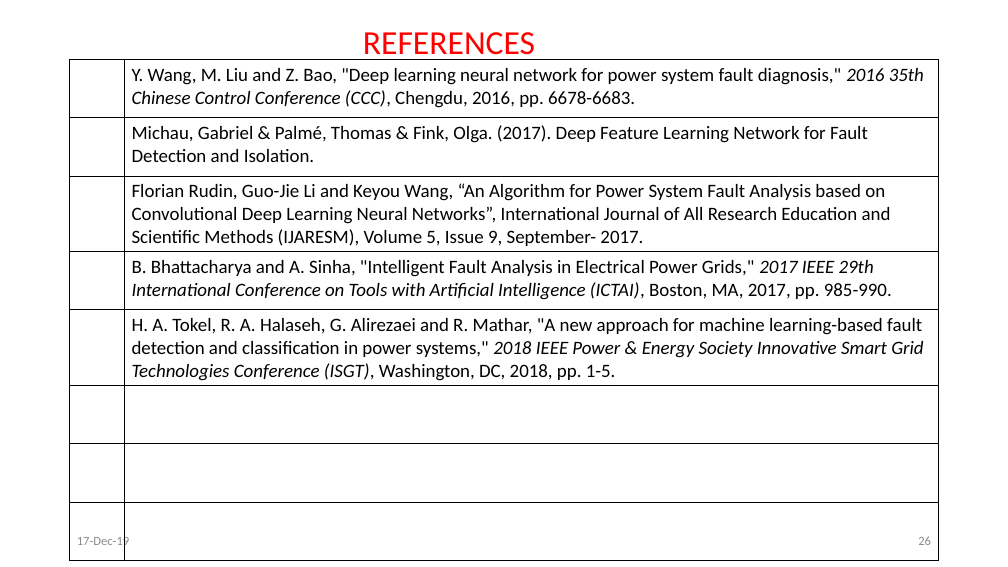
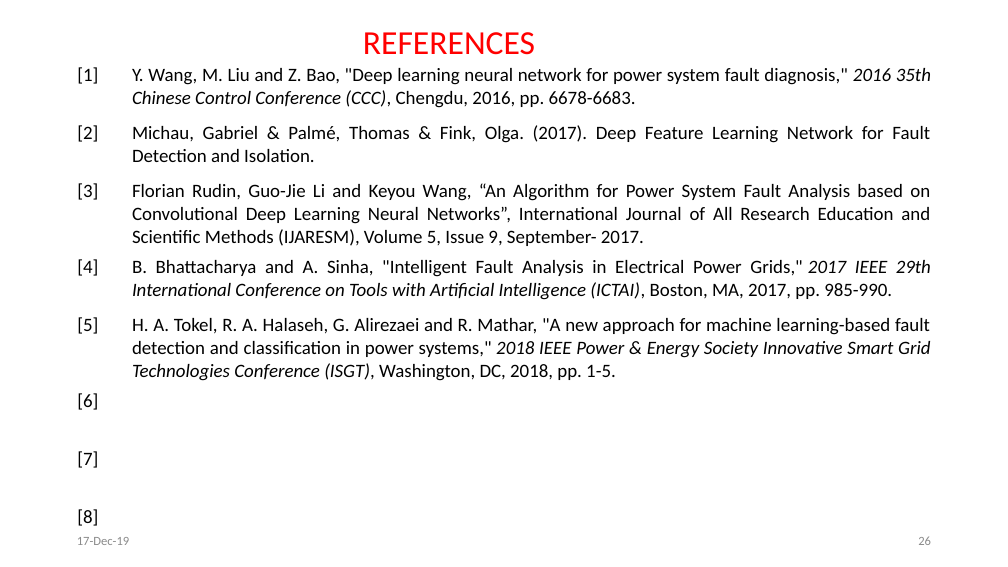
Before and after one commit to svec-final-year-project-eee/Project, a slide deck: slide 26 of First Review/First Oral Presentation.pptx. Drawn at 1008x567 pixels with LibreOffice and Linux fonts; fonts in the diff are those of the drawing. Boxes give left, top, right and bottom in pixels: in the first picture for what was removed or moved away, otherwise in the second. Text is boxed around its words. In the diff, an @@ line names an element or a change of style, - is before the commit and + after.

Commit message:
first ppt update

```diff
--- a/First Review/First Oral Presentation.pptx
+++ b/First Review/First Oral Presentation.pptx
@@ table at box(70, 60, 938, 560) @@
-row 1, column 1: 
+row 1, column 1: [1]
-row 2, column 1: 
+row 2, column 1: [2]
-row 3, column 1: 
+row 3, column 1: [3]
-row 4, column 1: 
+row 4, column 1: [4]
-row 5, column 1: 
+row 5, column 1: [5]
-row 6, column 1: 
+row 6, column 1: [6]
-row 7, column 1: 
+row 7, column 1: [7]
-row 8, column 1: 
+row 8, column 1: [8]
@@ alignment left to justified @@
@@ borders changed @@
```
